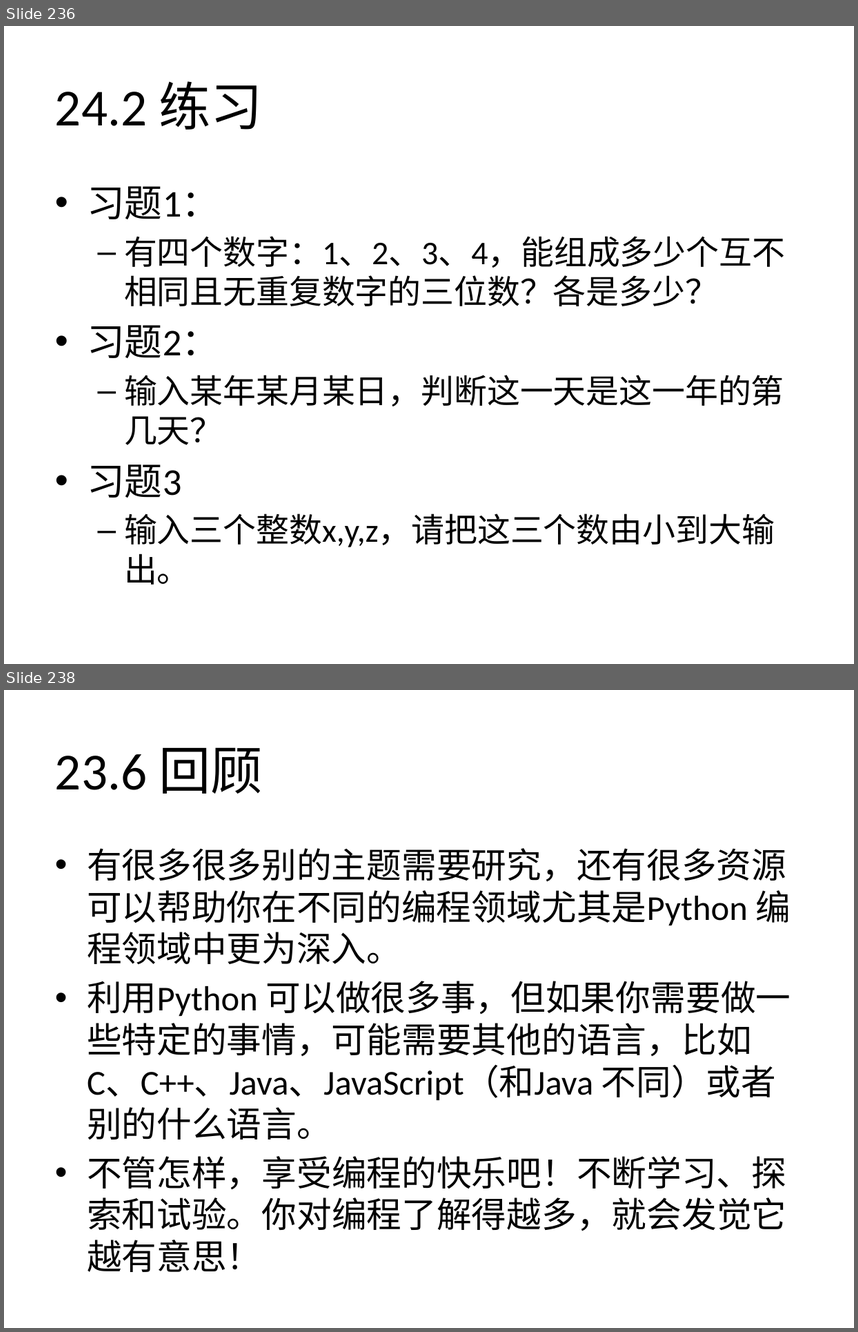
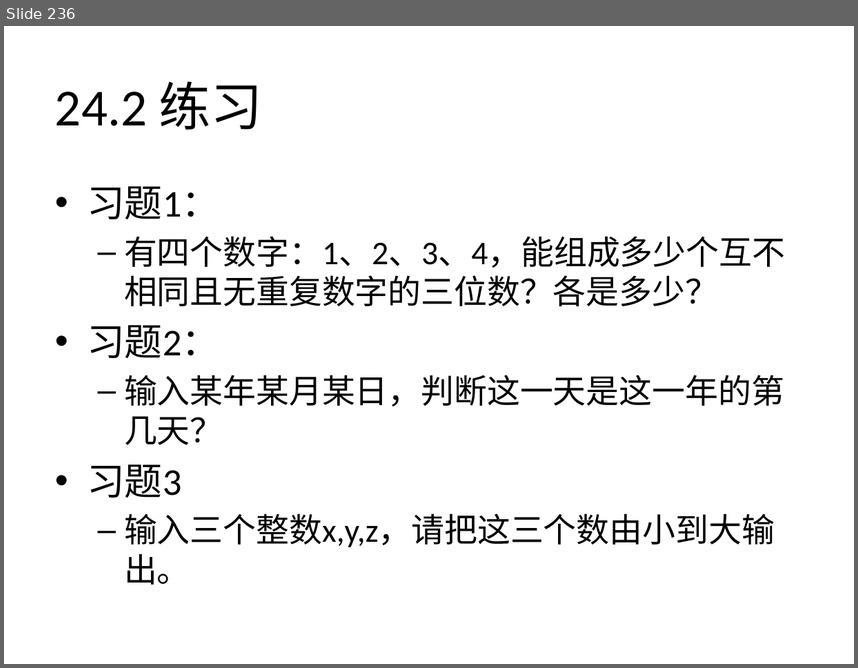
Before and after one commit to zhinan18/Python3, a slide deck: readme/Python3.pptx. Shown one above the other, each under a label of ours: slides 236 and 238 before the commit, slide 236 after it; the slides between them are not shown. The pictures are 858x1332 and 858x668 pixels, drawn with LibreOffice and Linux fonts; fonts in the diff are those of the drawing. Boxes give left, top, right and bottom in pixels: in the first picture for what was removed or moved away, otherwise in the second. Text is boxed around its words. In the diff, an @@ line names an element or a change of style, - is before the commit and + after.

```diff
--- a/readme/Python3.pptx
+++ b/readme/Python3.pptx
@@ slide 238 removed at [4,690,854,1328], background #FFFFFF @@
@@ title removed at [55,747,263,793] @@
-23.6 回顾
@@ text removed at [87,848,791,1272] @@
-• 有很多很多别的主题需要研究，还有很多资源可以帮助你在不同的编程领域尤其是Python 编程领域中更为深入。
-• 利用Python 可以做很多事，但如果你需要做一些特定的事情，可能需要其他的语言，比如C、C++、Java、JavaScript（和Java 不同）或者别的什么语言。
-• 不管怎样，享受编程的快乐吧！不断学习、探索和试验。你对编程了解得越多，就会发觉它越有意思！
```
Also in this commit, not shown: 2 slides changed, 1 slide added, 21 other files.
